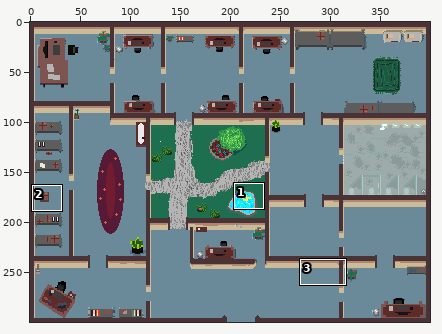
Edited in one commit: sprite sheet (Assets/Sprites/Walls.png). Above, an overview of the earlier version with the close-up marked.
Close-up. Before the commit:
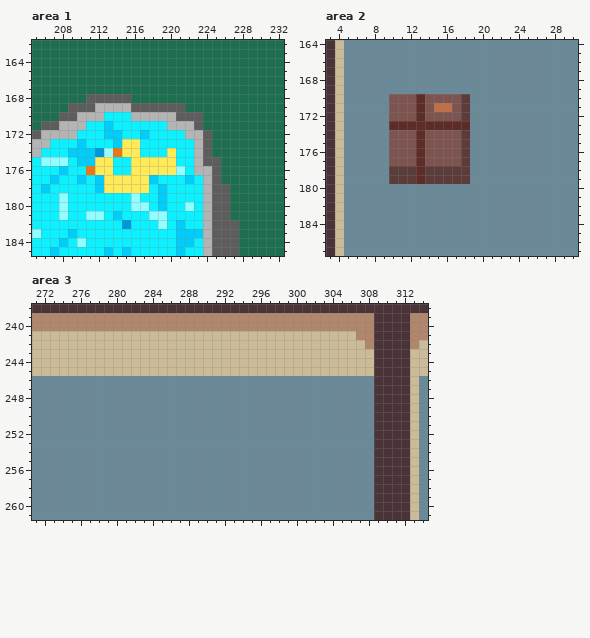
The file is 400x300 pixels. Colours within 5 levels of each other are drawn and written as one. Shown: area 1: x 205..232, y 162..185; area 2: x 3..30, y 164..187; area 3: x 271..314, y 238..261. The commit also changed other parts of the picture, which this record leaves out.
New version:
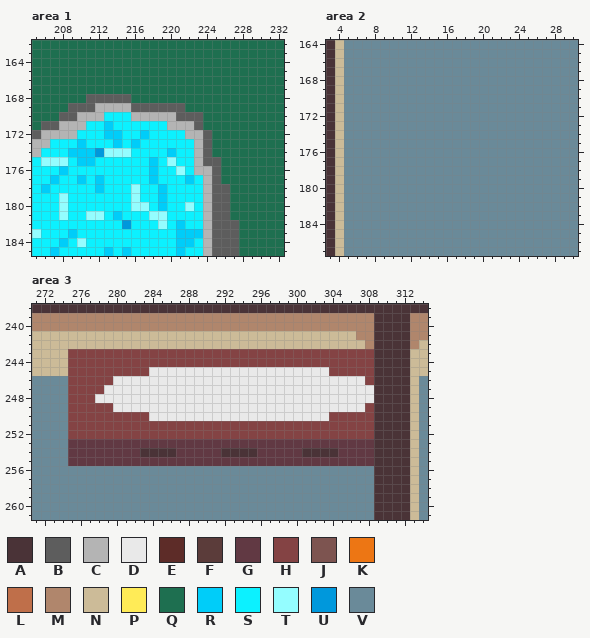
Palette (. is transparent): A #4a3337  B #5d5d5d  C #b4b4b4  D #e9e9e9  E #5d2c28  F #5b3c3a  G #613943  H #844344  J #7d5450  K #ed7614  L #bf6f4a  M #b0866c  N #ccbb98  P #ffeb57  Q #1e6f50  R #00cdf9  S #0cf1ff  T #94fdff  U #0098dc  V #6a8a99
Diff:
Changed rows in their new state; - is an unchanged pixel.
Area 1:
first column x 211:
173 ----SR----
174 ---TTS---R
175 -SS--SSRST
176 SSS--SSRSS
177 --SSSSS---
178 --SSSTS---
Area 2:
first column x 10:
170 VVVVVVVVV
171 VVVVVVVVV
172 VVVVVVVVV
173 VVVVVVVVV
174 VVVVVVVVV
175 VVVVVVVVV
176 VVVVVVVVV
177 VVVVVVVVV
178 VVVVVVVVV
179 VVVVVVVVV
Area 3:
first column x 275:
243 HHHHHHHHHHHHHHHHHHHHHHHHHHHHHHHHHH
244 HHHHHHHHHHHHHHHHHHHHHHHHHHHHHHHHHH
245 HHHHHHHHHDDDDDDDDDDDDDDDDDDDDHHHHH
246 HHHHHDDDDDDDDDDDDDDDDDDDDDDDDDDDDH
247 HHHHDDDDDDDDDDDDDDDDDDDDDDDDDDDDDD
248 HHHDDDDDDDDDDDDDDDDDDDDDDDDDDDDDDD
249 HHHHHDDDDDDDDDDDDDDDDDDDDDDDDDDDDH
250 HHHHHHHHHDDDDDDDDDDDDDDDDDDDDHHHHH
251 HHHHHHHHHHHHHHHHHHHHHHHHHHHHHHHHHH
252 HHHHHHHHHHHHHHHHHHHHHHHHHHHHHHHHHH
253 GGGGGGGGGGGGGGGGGGGGGGGGGGGGGGGGGG
254 GGGGGGGGAAAAGGGGGAAAAGGGGGAAAAGGGG
255 GGGGGGGGGGGGGGGGGGGGGGGGGGGGGGGGGG
Boxes around the changes in both close-ups, in picture pixels (x1, y1, x2, y2):
changed: (86, 139, 176, 193)
changed: (389, 94, 470, 184)
changed: (68, 349, 374, 466)
